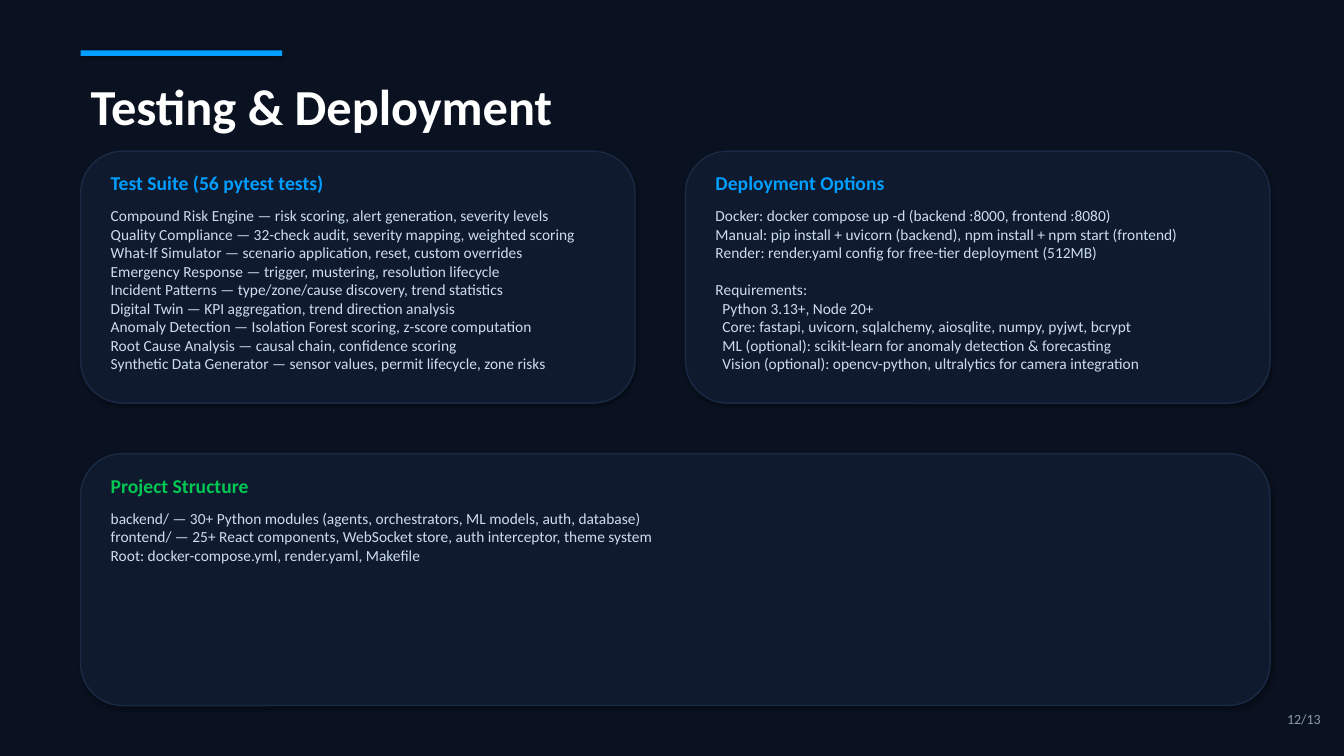
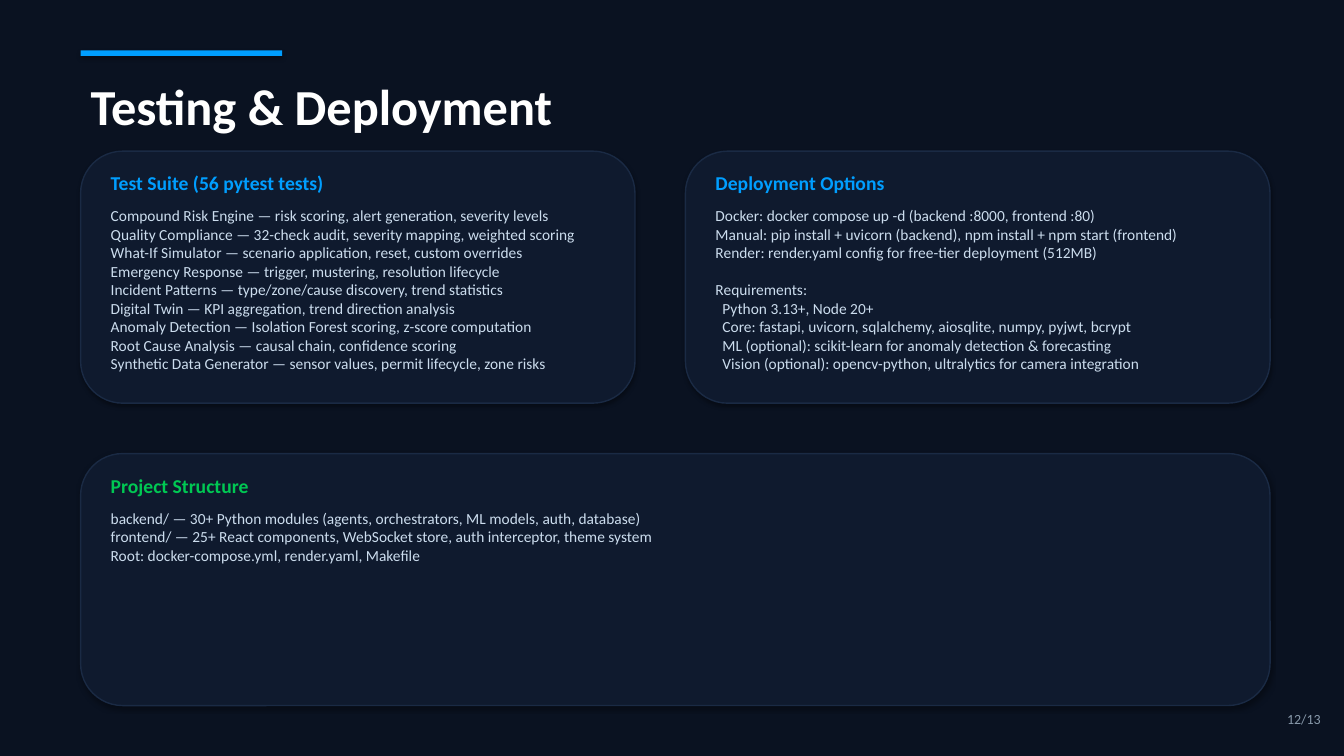
Before and after one commit to shivv23/zeroharm-ai, a slide deck: slide 12 of ZeroHarm_AI_Presentation.pptx. Drawn at 1344x756 pixels with LibreOffice and Linux fonts; fonts in the diff are those of the drawing. Boxes give left, top, right and bottom in pixels: in the first picture for what was removed or moved away, otherwise in the second. Text is boxed around its words. In the diff, an @@ line names an element or a change of style, - is before the commit and + after.

```diff
--- a/ZeroHarm_AI_Presentation.pptx
+++ b/ZeroHarm_AI_Presentation.pptx
@@ text at [715,210,1177,372]: text changed @@
-Docker: docker compose up -d (backend :8000, frontend :8080)
-Manual: pip install + uvicorn (backend), npm install + npm start (frontend)
-Render: render.yaml config for free-tier deployment (512MB)
-Requirements:
-Python 3.13+, Node 20+
-Core: fastapi, uvicorn, sqlalchemy, aiosqlite, numpy, pyjwt, bcrypt
-ML (optional): scikit-learn for anomaly detection & forecasting
-Vision (optional): opencv-python, ultralytics for camera integration
+Docker: docker compose up -d (backend :8000, frontend :80)
+Manual: pip install + uvicorn (backend), npm install + npm start (frontend)
+Render: render.yaml config for free-tier deployment (512MB)
+Requirements:
+Python 3.13+, Node 20+
+Core: fastapi, uvicorn, sqlalchemy, aiosqlite, numpy, pyjwt, bcrypt
+ML (optional): scikit-learn for anomaly detection & forecasting
+Vision (optional): opencv-python, ultralytics for camera integration
```
Also in this commit, not shown: 2 other slides changed, 1 other file.
